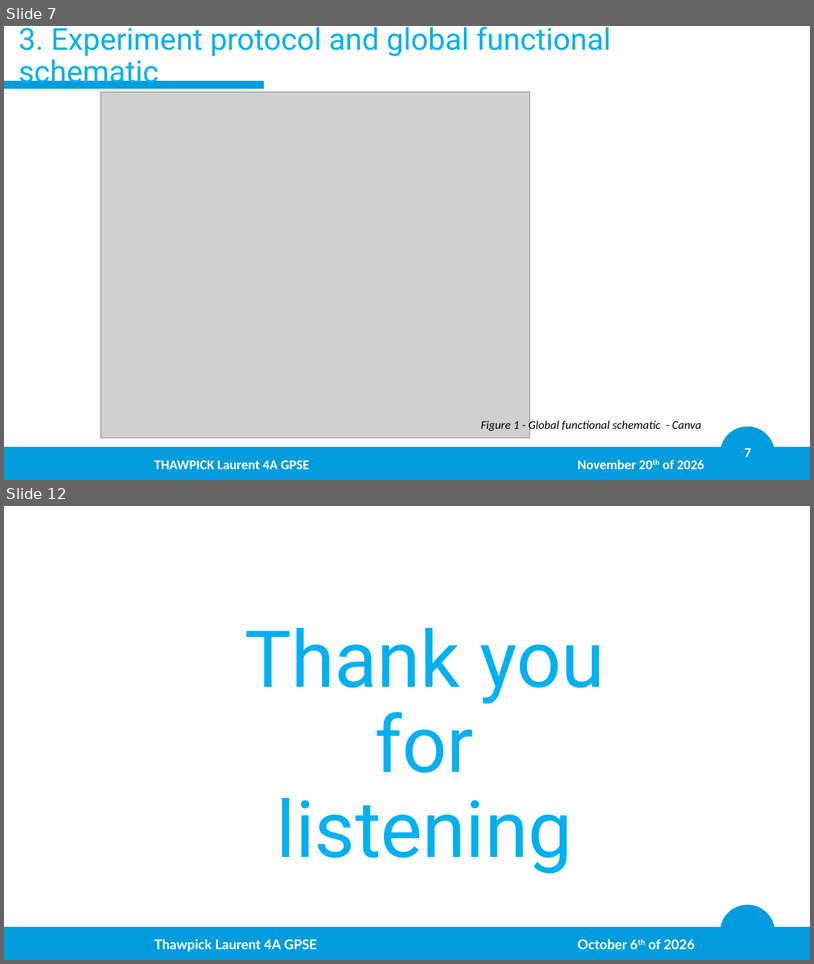
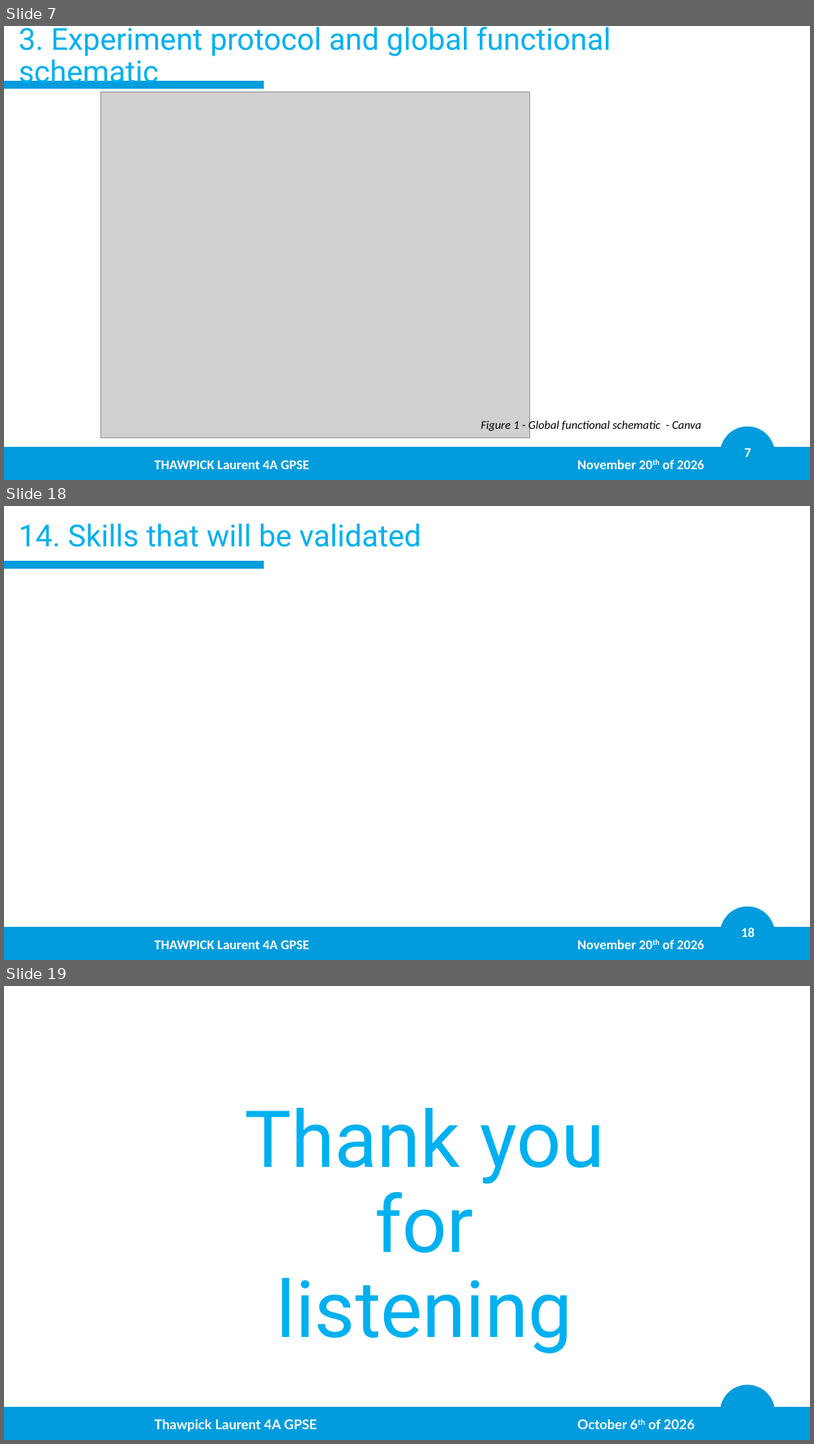
Before and after one commit to LaurentThaw/plasma-tubing, a slide deck: PDR for 20.11.26/PDR.pptx. Shown one above the other, each under a label of ours: slides 7 and 12 before the commit, slides 7, 18 and 19 after it; the slides between them are not shown. The pictures are 814x964 and 814x1444 pixels, drawn with LibreOffice and Linux fonts; fonts in the diff are those of the drawing; grey boxes stand for pictures; background and template pictures are left out. Boxes give left, top, right and bottom in pixels: in the first picture for what was removed or moved away, otherwise in the second. Text is boxed around its words. In the diff, an @@ line names an element or a change of style, - is before the commit and + after.

```diff
--- a/PDR for 20.11.26/PDR.pptx
+++ b/PDR for 20.11.26/PDR.pptx
@@ slide 18 added at (4, 506, 810, 960), background #FFFFFF; not listed: 4 template elements that a slide beside it also shows @@
@@ title added at (18, 523, 421, 547), 36 pt, text #00B0F0 @@
+14. Skills that will be validated
@@ text added at (154, 939, 705, 949), 16 pt, text #FFFFFF, bold @@
+THAWPICK Laurent 4A GPSE November 20th of 2026
@@ what was slide 12 is now slide 19 @@
```
Also in this commit, not shown: 3 slides changed, 8 other slides added, 2 slides removed, 3 other files.
